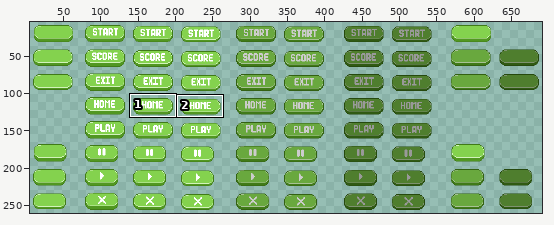
A pixel-art file gets an edit: assets/button ver 2.aseprite. Above, an overview of the earlier version with the close-up marked.
Close-up. As it was:
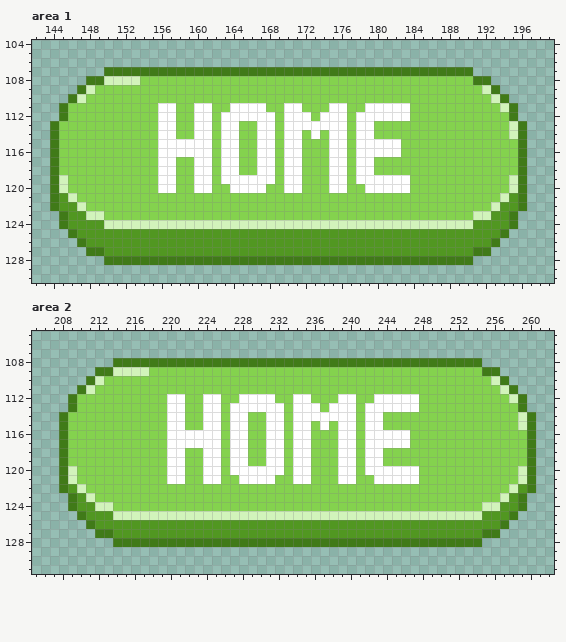
785x271 pixels, 1 frame. Colours within 5 levels of each other are drawn and written as one. Shown: area 1: x 142..199, y 104..130; area 2: x 205..262, y 105..131. The wide view leaves out empty margins. The commit also changed other parts of the picture, which this record leaves out.
After:
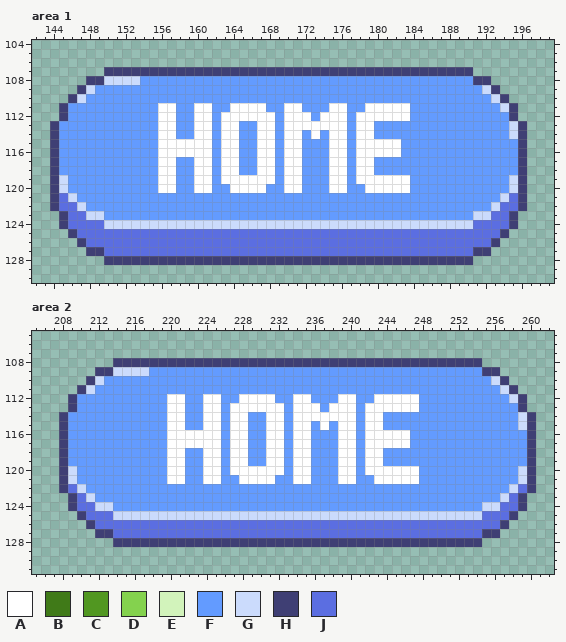
Palette (. is transparent): A #ffffff  B #407a18  C #519721  D #84d24e  E #d2f3bb  F #639bff  G #cbdbfc  H #3f3f74  J #5b6ee1
Diff:
Changed rows in their new state; - is an unchanged pixel.
Area 1:
first column x 144:
107 ------HHHHHHHHHHHHHHHHHHHHHHHHHHHHHHHHHHHHHHHHH------
108 ----HHGGGGFFFFFFFFFFFFFFFFFFFFFFFFFFFFFFFFFFFFFHH----
109 ---HGFFFFFFFFFFFFFFFFFFFFFFFFFFFFFFFFFFFFFFFFFFFGH---
110 --HGFFFFFFFFFFFFFFFFFFFFFFFFFFFFFFFFFFFFFFFFFFFFFGH--
111 -HFFFFFFFFFF--FF--FF----FF--FFF--FF-----FFFFFFFFFFGH-
112 -HFFFFFFFFFF--FF--F------F---F---F------FFFFFFFFFFFH-
113 HFFFFFFFFFFF--FF--F--FF--F-------F--FFFFFFFFFFFFFFFGH
114 HFFFFFFFFFFF--FF--F--FF--F--F-F--F--FFFFFFFFFFFFFFFGH
115 HFFFFFFFFFFF------F--FF--F--FFF--F-----FFFFFFFFFFFFFH
116 HFFFFFFFFFFF------F--FF--F--FFF--F-----FFFFFFFFFFFFFH
117 HFFFFFFFFFFF--FF--F--FF--F--FFF--F--FFFFFFFFFFFFFFFFH
118 HFFFFFFFFFFF--FF--F--FF--F--FFF--F--FFFFFFFFFFFFFFFFH
119 HGFFFFFFFFFF--FF--F------F--FFF--F------FFFFFFFFFFFGH
120 HGFFFFFFFFFF--FF--FF----FF--FFF--FF-----FFFFFFFFFFFGH
121 HJGFFFFFFFFFFFFFFFFFFFFFFFFFFFFFFFFFFFFFFFFFFFFFFFGJH
122 HJJGFFFFFFFFFFFFFFFFFFFFFFFFFFFFFFFFFFFFFFFFFFFFFGJJH
123 -HJJGGFFFFFFFFFFFFFFFFFFFFFFFFFFFFFFFFFFFFFFFFFGGJJH-
124 -HJJJJGGGGGGGGGGGGGGGGGGGGGGGGGGGGGGGGGGGGGGGGGJJJJH-
125 --HJJJJJJJJJJJJJJJJJJJJJJJJJJJJJJJJJJJJJJJJJJJJJJJH--
126 ---HJJJJJJJJJJJJJJJJJJJJJJJJJJJJJJJJJJJJJJJJJJJJJH---
127 ----HHJJJJJJJJJJJJJJJJJJJJJJJJJJJJJJJJJJJJJJJJJHH----
128 ------HHHHHHHHHHHHHHHHHHHHHHHHHHHHHHHHHHHHHHHHH------
Area 2:
first column x 208:
108 ------HHHHHHHHHHHHHHHHHHHHHHHHHHHHHHHHHHHHHHHHH------
109 ----HHGGGGFFFFFFFFFFFFFFFFFFFFFFFFFFFFFFFFFFFFFHH----
110 ---HGFFFFFFFFFFFFFFFFFFFFFFFFFFFFFFFFFFFFFFFFFFFGH---
111 --HGFFFFFFFFFFFFFFFFFFFFFFFFFFFFFFFFFFFFFFFFFFFFFGH--
112 -HFFFFFFFFFF--FF--FF----FF--FFF--FF-----FFFFFFFFFFGH-
113 -HFFFFFFFFFF--FF--F------F---F---F------FFFFFFFFFFFH-
114 HFFFFFFFFFFF--FF--F--FF--F-------F--FFFFFFFFFFFFFFFGH
115 HFFFFFFFFFFF--FF--F--FF--F--F-F--F--FFFFFFFFFFFFFFFGH
116 HFFFFFFFFFFF------F--FF--F--FFF--F-----FFFFFFFFFFFFFH
117 HFFFFFFFFFFF------F--FF--F--FFF--F-----FFFFFFFFFFFFFH
118 HFFFFFFFFFFF--FF--F--FF--F--FFF--F--FFFFFFFFFFFFFFFFH
119 HFFFFFFFFFFF--FF--F--FF--F--FFF--F--FFFFFFFFFFFFFFFFH
120 HGFFFFFFFFFF--FF--F------F--FFF--F------FFFFFFFFFFFGH
121 HGFFFFFFFFFF--FF--FF----FF--FFF--FF-----FFFFFFFFFFFGH
122 HJGFFFFFFFFFFFFFFFFFFFFFFFFFFFFFFFFFFFFFFFFFFFFFFFGJH
123 -HJGFFFFFFFFFFFFFFFFFFFFFFFFFFFFFFFFFFFFFFFFFFFFFGJH-
124 -HJJGGFFFFFFFFFFFFFFFFFFFFFFFFFFFFFFFFFFFFFFFFFGGJJH-
125 --HJJJGGGGGGGGGGGGGGGGGGGGGGGGGGGGGGGGGGGGGGGGGJJJH--
126 ---HJJJJJJJJJJJJJJJJJJJJJJJJJJJJJJJJJJJJJJJJJJJJJH---
127 ----HHJJJJJJJJJJJJJJJJJJJJJJJJJJJJJJJJJJJJJJJJJHH----
128 ------HHHHHHHHHHHHHHHHHHHHHHHHHHHHHHHHHHHHHHHHH------
Boxes around the changes in both close-ups, in picture pixels (x1, y1, x2, y2):
changed: (50, 67, 527, 265)
changed: (59, 358, 536, 547)
